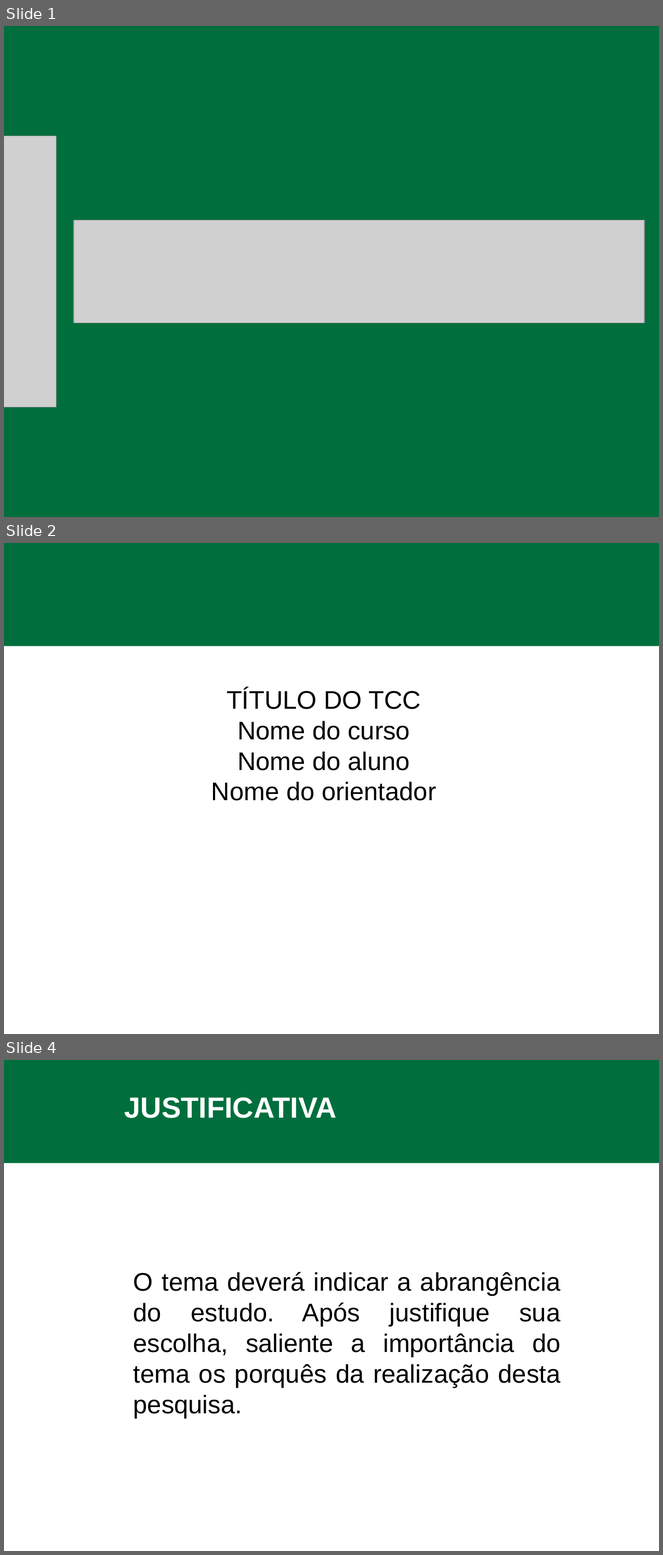
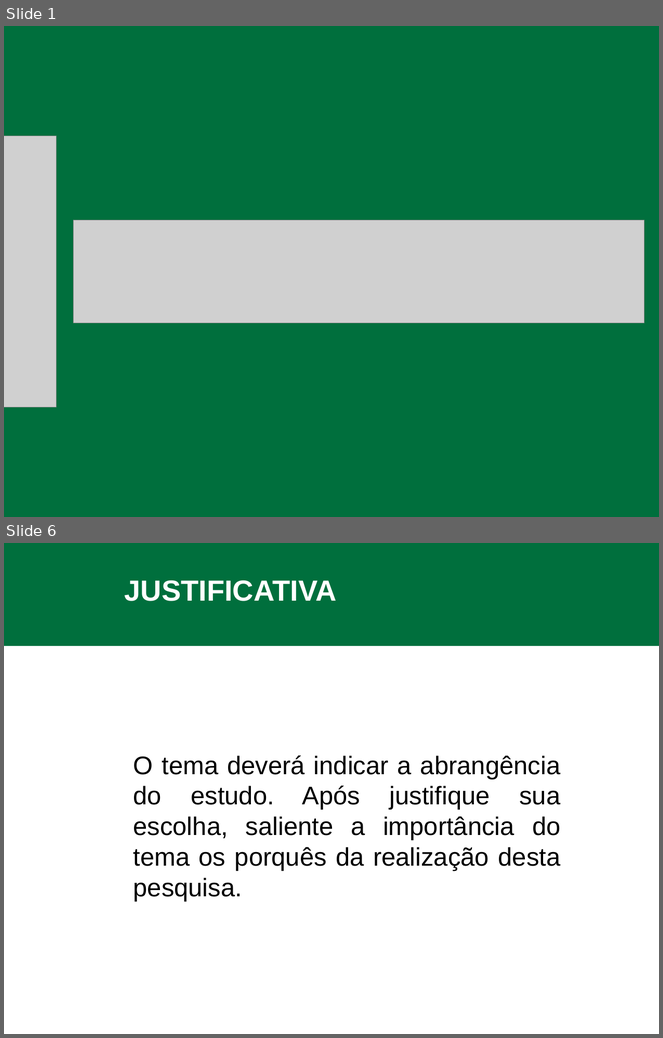
Before and after one commit to feliperuhland/tcc, a slide deck: apresentacao_preprojeto.pptx. Shown one above the other, each under a label of ours: slides 1, 2 and 4 before the commit, slides 1 and 6 after it; the slides between them are not shown. The pictures are 663x1555 and 663x1038 pixels, drawn with LibreOffice and Linux fonts; fonts in the diff are those of the drawing; grey boxes stand for pictures; background and template pictures are left out. Boxes give left, top, right and bottom in pixels: in the first picture for what was removed or moved away, otherwise in the second. Text is boxed around its words. In the diff, an @@ line names an element or a change of style, - is before the commit and + after.

```diff
--- a/apresentacao_preprojeto.pptx
+++ b/apresentacao_preprojeto.pptx
@@ slide 2 removed at [4,543,659,1034], background #FFFFFF; not listed: 1 template element that a slide beside it also shows @@
@@ text removed at [211,689,436,801] @@
-TÍTULO DO TCC
-Nome do curso
-Nome do aluno
-Nome do orientador
@@ what was slide 4 is now slide 6 @@
```
Also in this commit, not shown: 2 slides changed, 4 slides added, 1 other slide removed.
